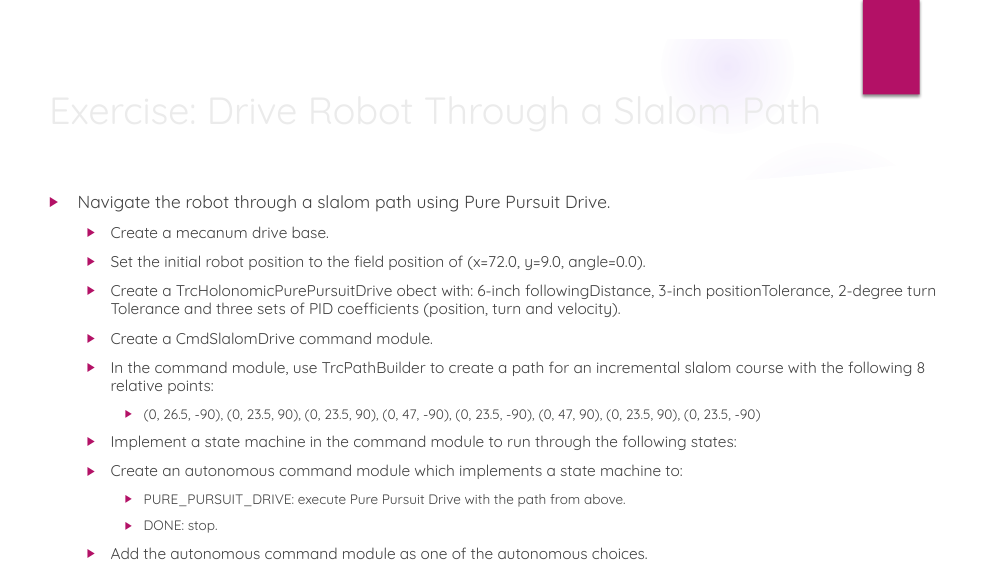
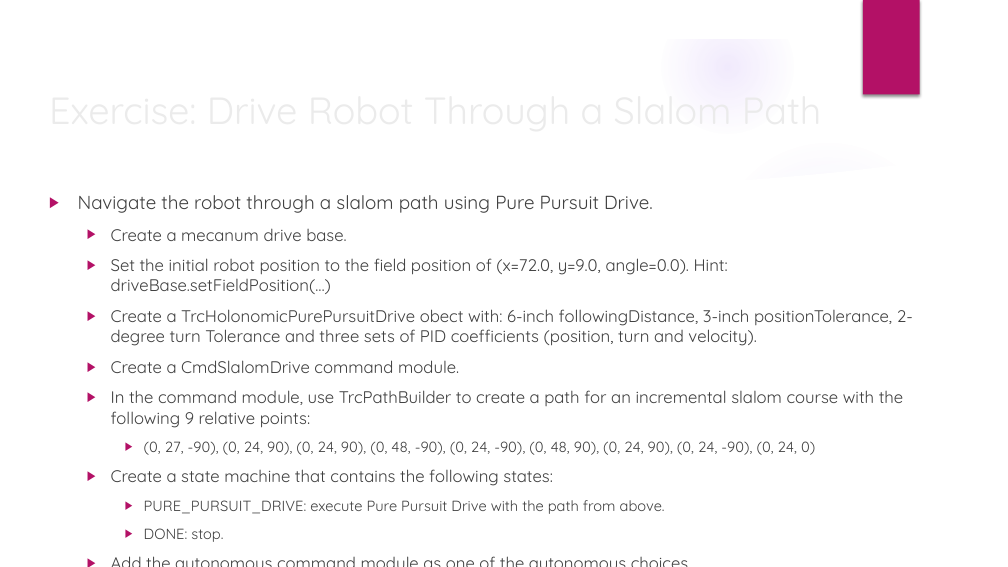
Before and after one commit to trc492/FrcProgrammingClass, a slide deck: slide 15 of Lesson9/AdvancedRoboticsLesson9.pptx (slide 12 before the commit). Drawn at 1008x567 pixels with LibreOffice and Linux fonts; fonts in the diff are those of the drawing; background and template pictures are left out. Boxes give left, top, right and bottom in pixels: in the first picture for what was removed or moved away, otherwise in the second. Text is boxed around its words. In the diff, an @@ line names an element or a change of style, - is before the commit and + after.

```diff
--- a/Lesson9/AdvancedRoboticsLesson9.pptx
+++ b/Lesson9/AdvancedRoboticsLesson9.pptx
@@ text at (78, 195, 913, 542): size 16.6 to 18 pt in "Navigate the robot through a slalom path ..."; size 14.8 to 16 pt in "Create a mecanum drive base.", "Create a TrcHolonomicPurePursuitDrive obect with: 6-inch fol ...", "Create a CmdSlalomDrive command module.", "Add the autonomous command module as one ..."; size 12.9 to 14 pt in "PURE_PURSUIT_DRIVE: execute Pure Pursuit Drive with the ...", "DONE: stop." @@
@@ text at (111, 258, 728, 294): text changed; size 14.8 to 16 pt @@
-  ▶ Set the initial robot position to the field position of (x=72.0, y=9.0, angle=0.0).
+  ▶ Set the initial robot position to the field position of (x=72.0, y=9.0, angle=0.0). Hint: driveBase.setFieldPosition(…)
@@ text at (111, 390, 904, 486): text changed; size 14.8 to 16 pt @@
-  ▶ In the command module, use TrcPathBuilder to create a path for an incremental slalom course with the following 8 relative points:
-    ▶ (0, 26.5, -90), (0, 23.5, 90), (0, 23.5, 90), (0, 47, -90), (0, 23.5, -90), (0, 47, 90), (0, 23.5, 90), (0, 23.5, -90)
-  ▶ Implement a state machine in the command module to run through the following states:
-  ▶ Create an autonomous command module which implements a state machine to:
+  ▶ In the command module, use TrcPathBuilder to create a path for an incremental slalom course with the following 9 relative points:
+    ▶ (0, 27, -90), (0, 24, 90), (0, 24, 90), (0, 48, -90), (0, 24, -90), (0, 48, 90), (0, 24, 90), (0, 24, -90), (0, 24, 0)
+  ▶ Create a state machine that contains the following states:
```
Also in this commit, not shown: 2 other slides changed.
